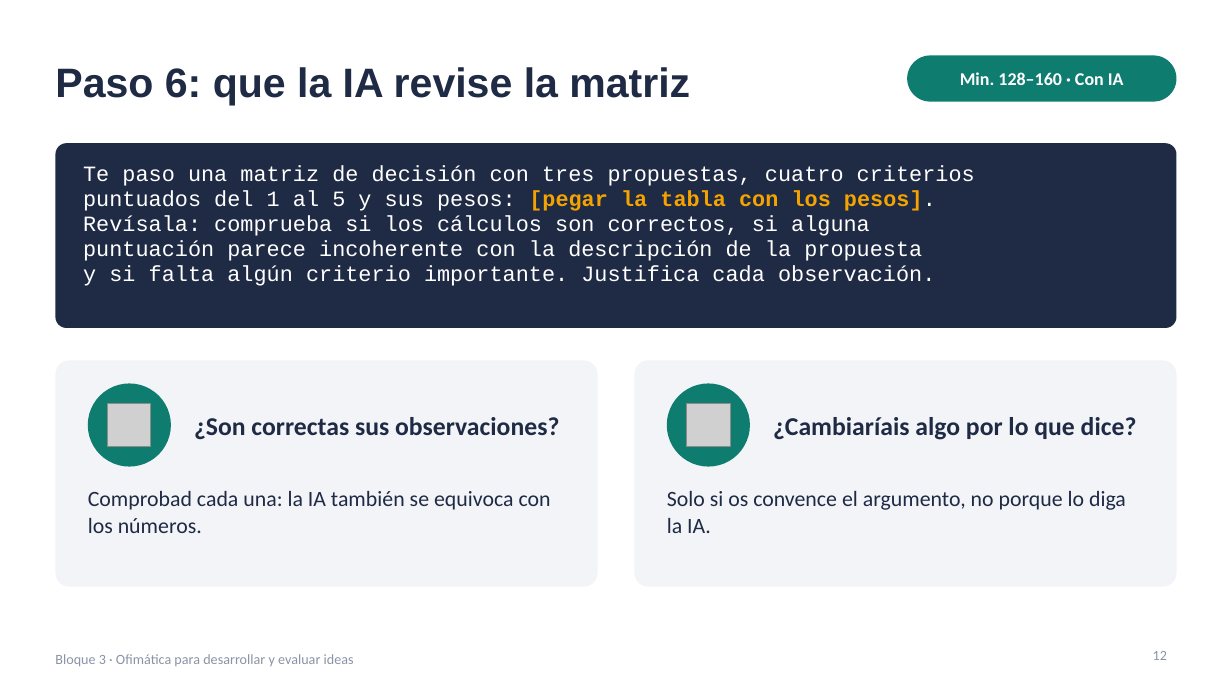
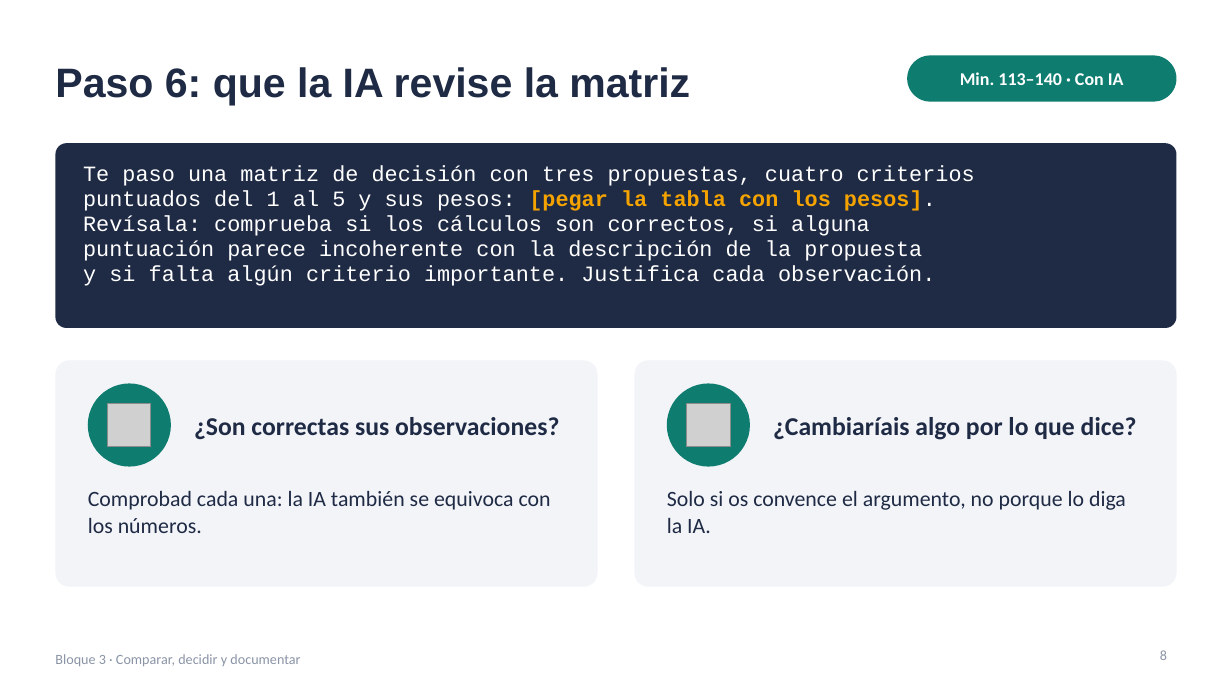
Before and after one commit to jjnieto/creatividad-ofimatica-ia, a slide deck: slide 8 of diapositivas/bloque3.pptx (slide 12 before the commit). Drawn at 1232x693 pixels with LibreOffice and Linux fonts; fonts in the diff are those of the drawing; grey boxes stand for pictures. Boxes give left, top, right and bottom in pixels: in the first picture for what was removed or moved away, otherwise in the second. Text is boxed around its words. In the diff, an @@ line names an element or a change of style, - is before the commit and + after.

```diff
--- a/diapositivas/bloque3.pptx
+++ b/diapositivas/bloque3.pptx
@@ text at bbox=[960, 72, 1124, 85]: text changed @@
-Min. 128–160 · Con IA
+Min. 113–140 · Con IA
@@ text at bbox=[55, 654, 300, 666]: text changed @@
-Bloque 3 · Ofimática para desarrollar y evaluar ideas
+Bloque 3 · Comparar, decidir y documentar
@@ page number at bbox=[1160, 650, 1167, 660]: text changed @@
-12
+8
```
Also in this commit, not shown: 14 other slides changed, 1 slide added, 1 other file.
